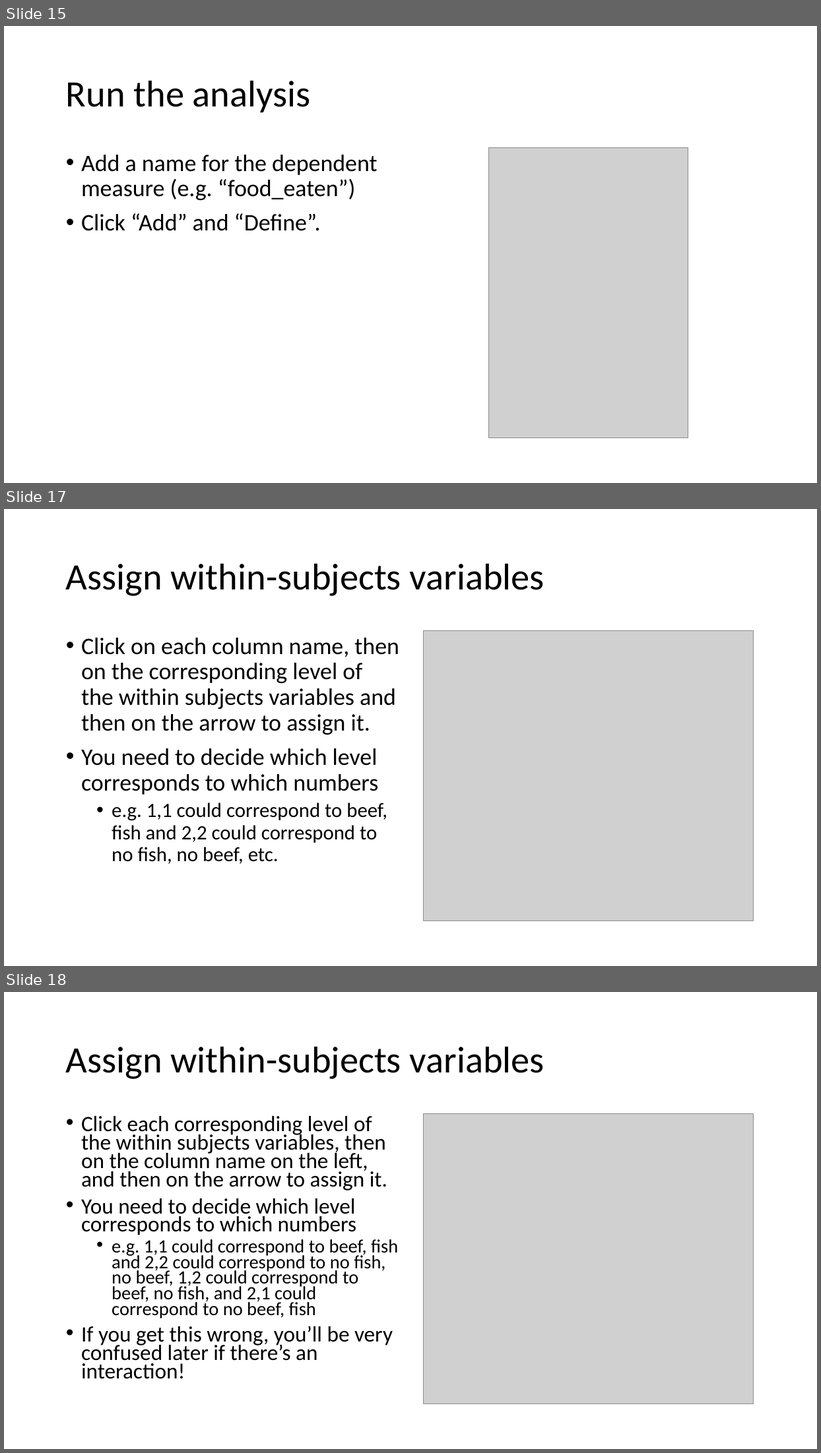
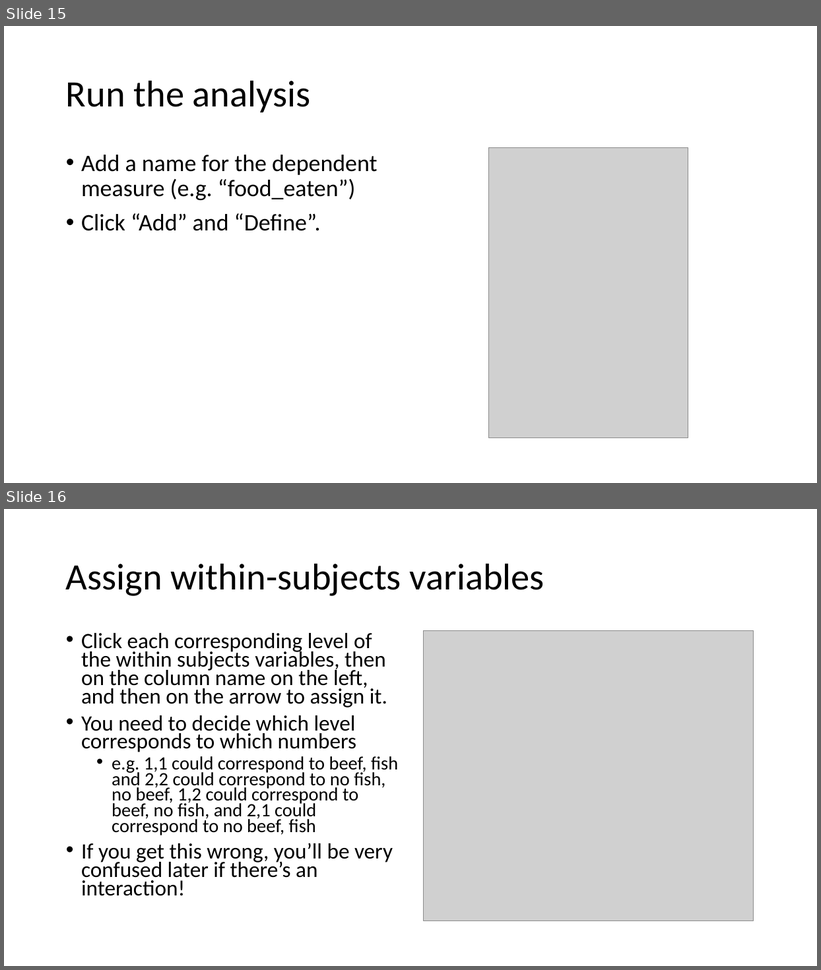
Before and after one commit to bernhardangele/BU-adv-stats, a slide deck: Homework 4/Homework 4 in SPSS.pptx. Shown one above the other, each under a label of ours: slides 15, 17 and 18 before the commit, slides 15 and 16 after it; the slides between them are not shown. The pictures are 821x1453 and 821x970 pixels, drawn with LibreOffice and Linux fonts; fonts in the diff are those of the drawing; grey boxes stand for pictures. Boxes give left, top, right and bottom in pixels: in the first picture for what was removed or moved away, otherwise in the second. Text is boxed around its words. In the diff, an @@ line names an element or a change of style, - is before the commit and + after.

```diff
--- a/Homework 4/Homework 4 in SPSS.pptx
+++ b/Homework 4/Homework 4 in SPSS.pptx
@@ slide 17 removed at box(4, 509, 817, 966), background #FFFFFF @@
@@ title removed at box(66, 563, 545, 596) @@
-Assign within-subjects variables
@@ text removed at box(81, 638, 399, 864) @@
-• Click on each column name, then on the corresponding level of the within subjects variables and then on the arrow to assign it.
-• You need to decide which level corresponds to which numbers
-  • e.g. 1,1 could correspond to beef, fish and 2,2 could correspond to no fish, no beef, etc.
@@ picture removed at box(424, 631, 754, 921) @@
@@ what was slide 18 is now slide 16 @@
```
Also in this commit, not shown: 1 slide changed, 2 other slides removed, 8 other files.
